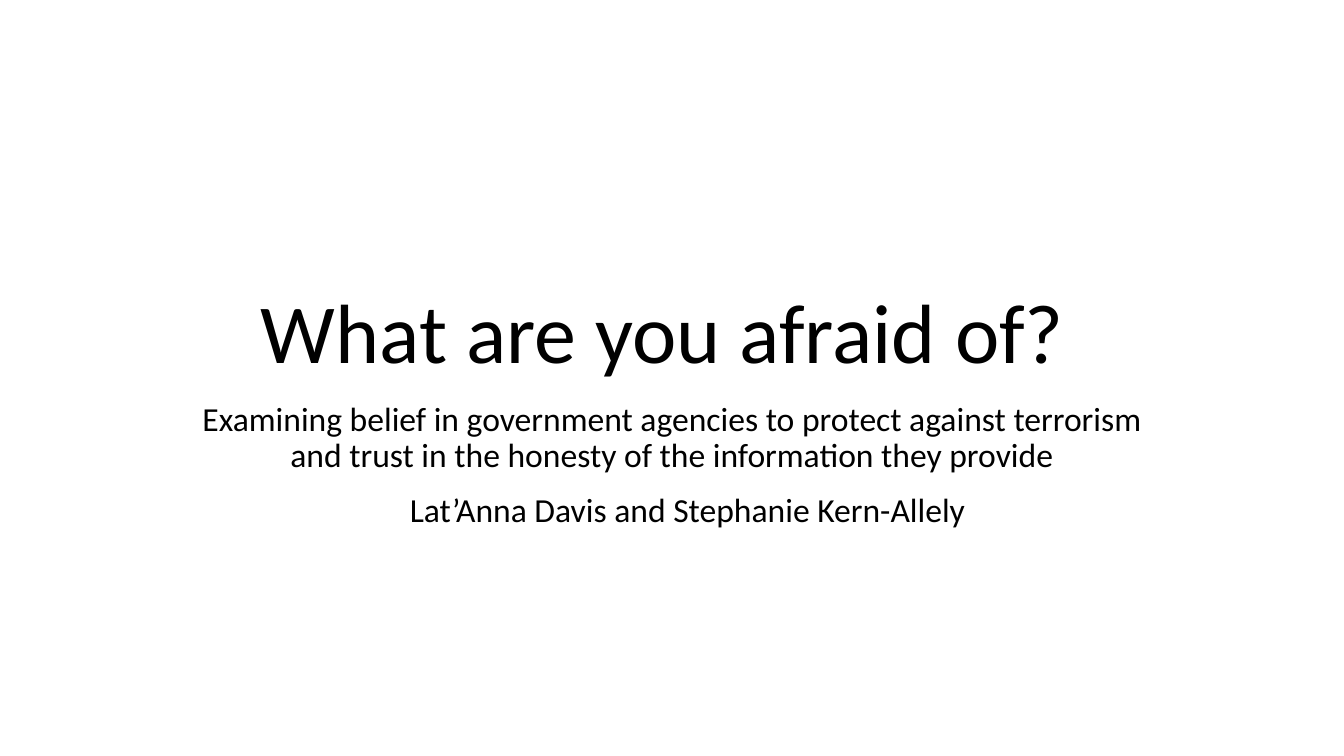
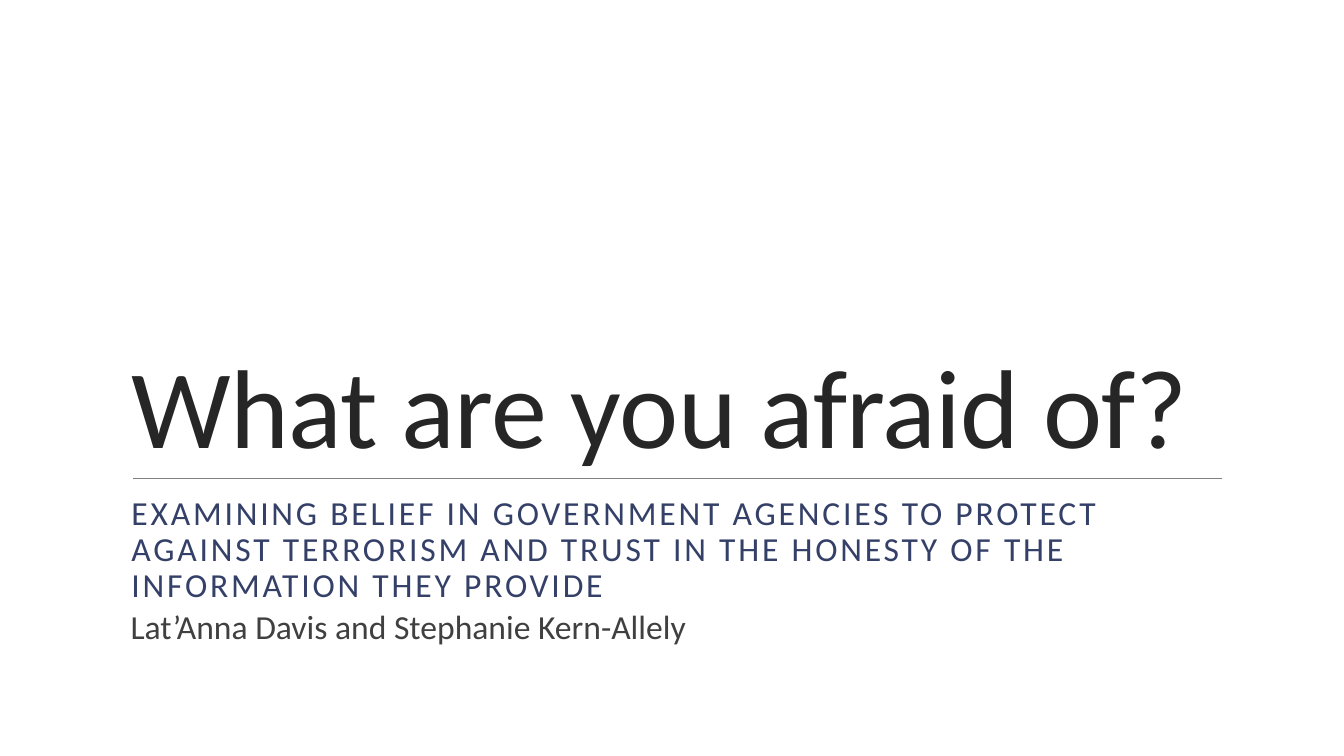
Before and after one commit to ska247/ADA-Final-Project, a slide deck: slide 1 of ADA Presentation (1).pptx. Drawn at 1344x756 pixels with LibreOffice and Linux fonts; fonts in the diff are those of the drawing; background and template pictures are left out. Boxes give left, top, right and bottom in pixels: in the first picture for what was removed or moved away, otherwise in the second. Text is boxed around its words. In the diff, an @@ line names an element or a change of style, - is before the commit and + after.

```diff
--- a/ADA Presentation (1).pptx
+++ b/ADA Presentation (1).pptx
@@ title "What are you afraid of?" moved from (x1=261, y1=304, x2=1064, y2=377) to (x1=131, y1=370, x2=1187, y2=466) @@
@@ title "What are you afraid of?" at (x1=131, y1=370, x2=1187, y2=466): size 60 to 80 pt, text colour #000000 to #262626, letter spacing 0 to -0.5 pt; alignment centre to left; line spacing 0.9 to 0.85 @@
@@ line added from (133, 479) to (1222, 479), #808080 0.5 pt @@
@@ subtitle at (x1=131, y1=503, x2=1095, y2=598): text changed; text colour #000000 to #344068 @@
-Examining belief in government agencies to protect against terrorism and trust in the honesty of the information they provide
+EXAMINING BELIEF IN GOVERNMENT AGENCIES TO PROTECT AGAINST TERRORISM AND TRUST IN THE HONESTY OF THE INFORMATION THEY PROVIDE
@@ text "Lat’Anna Davis and Stephanie Kern-Allely" moved from (x1=410, y1=498, x2=965, y2=528) to (x1=131, y1=615, x2=686, y2=645) @@
@@ text "Lat’Anna Davis and Stephanie Kern-Allely" at (x1=131, y1=615, x2=686, y2=645): text colour #000000 to #404040 @@
```
Also in this commit, not shown: 13 other slides changed.
